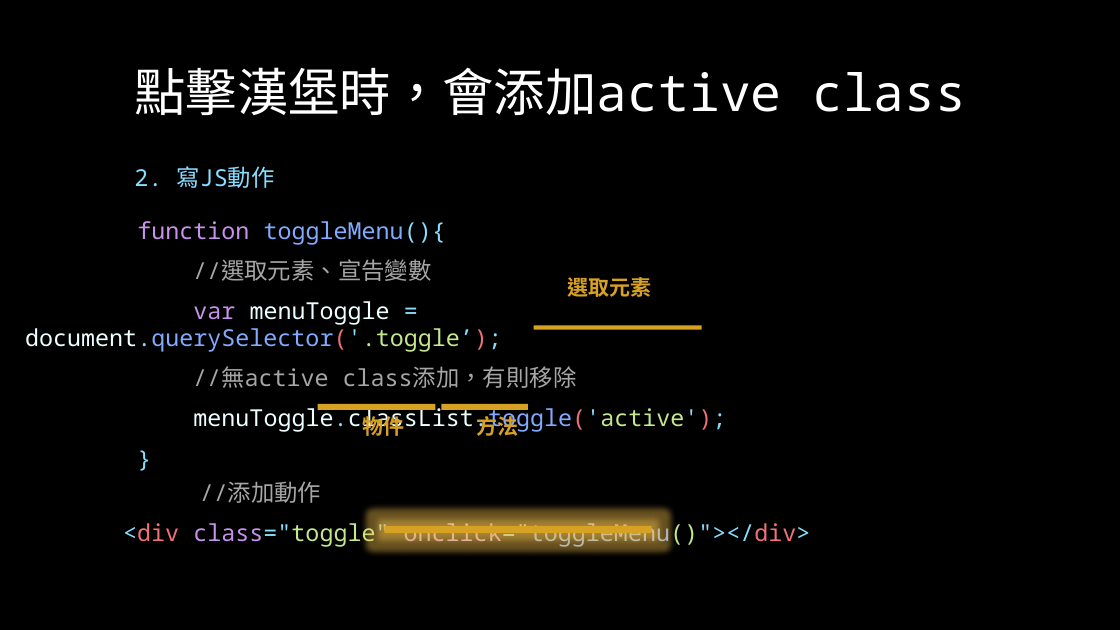
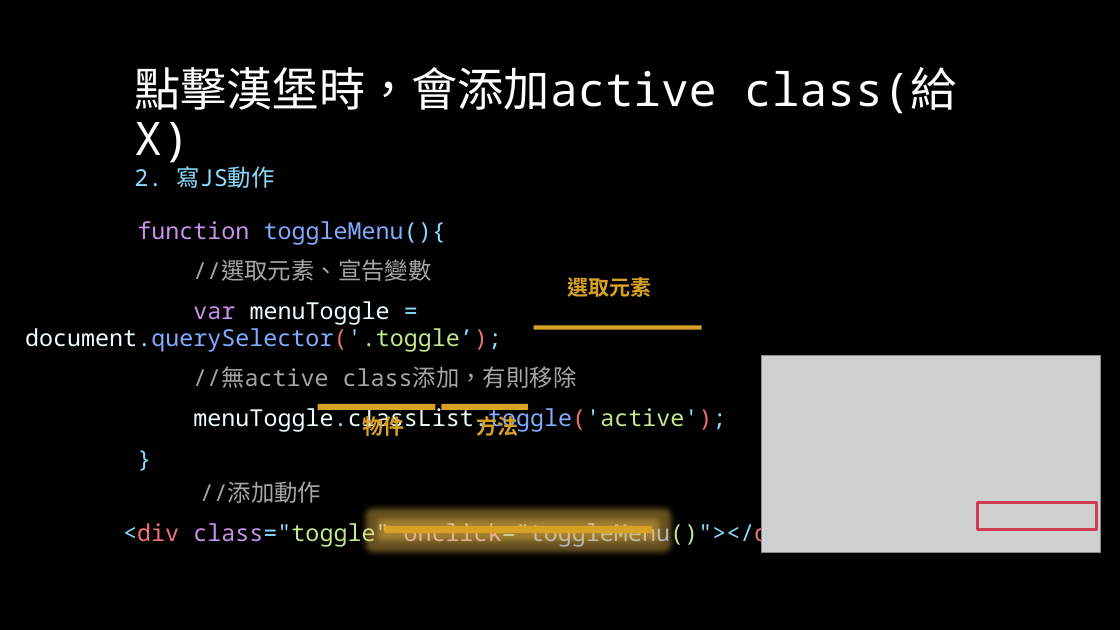
Before and after one commit to Alicexdcw/FrontEndTutorial, a slide deck: slide 18 of HTML & CSS & Javascript - RWD.pptx. Drawn at 1120x630 pixels with LibreOffice and Linux fonts; fonts in the diff are those of the drawing; grey boxes stand for pictures. Boxes give left, top, right and bottom in pixels: in the first picture for what was removed or moved away, otherwise in the second. Text is boxed around its words. In the diff, an @@ line names an element or a change of style, - is before the commit and + after.

```diff
--- a/HTML & CSS & Javascript - RWD.pptx
+++ b/HTML & CSS & Javascript - RWD.pptx
@@ title at box(134, 67, 957, 114): text changed; size 44 to 39.6 pt @@
-點擊漢堡時，會添加active class
+點擊漢堡時，會添加active class(給X)
@@ picture added at box(761, 356, 1101, 553) @@
@@ rectangle added at box(978, 502, 1097, 529), outline #D13B56 2.25 pt @@
```
Also in this commit, not shown: 8 other slides changed, 2 other files.
